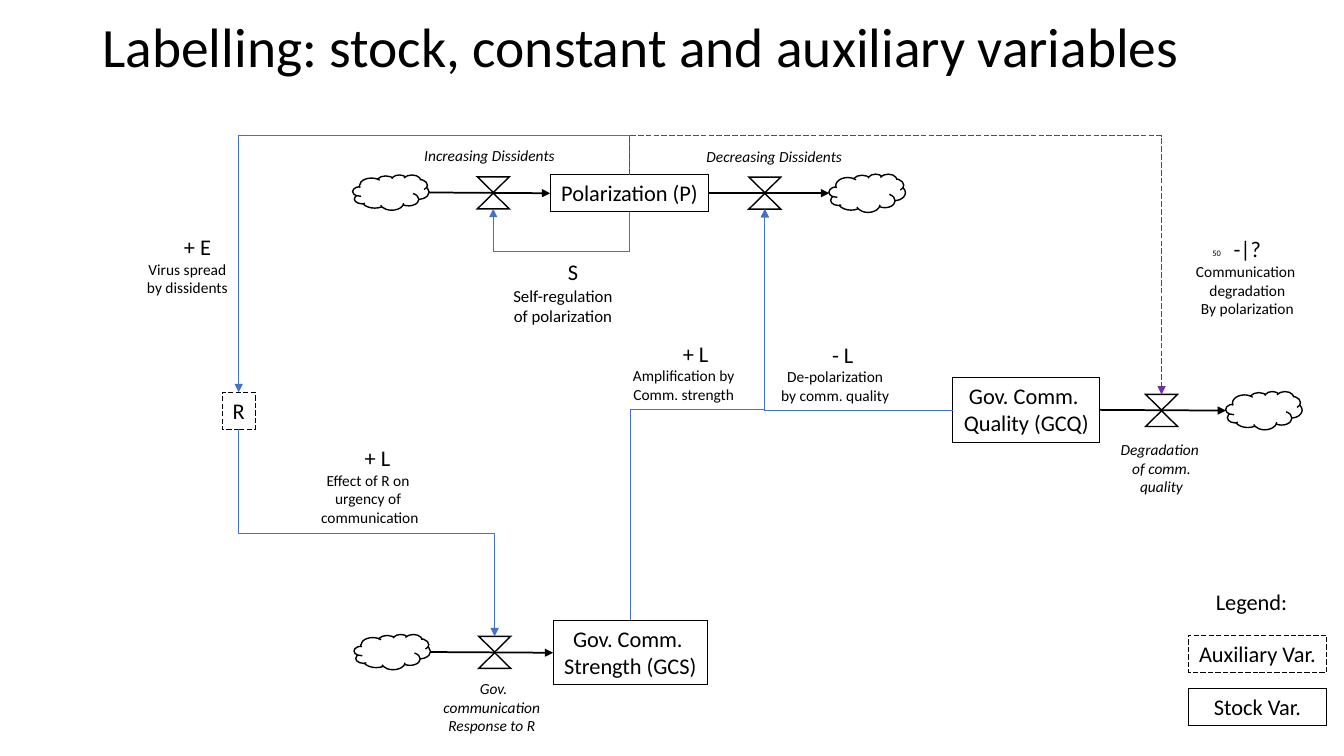
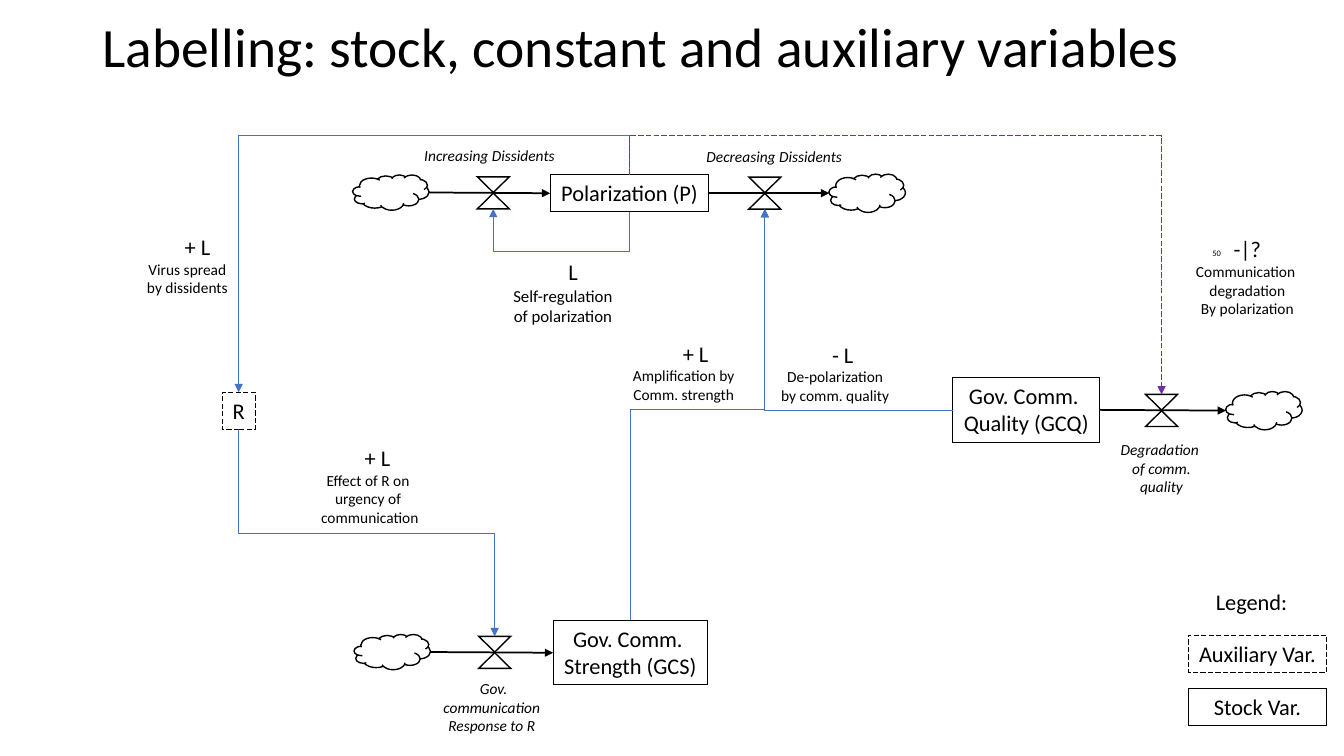
Before and after one commit to Nesp/sdm_exercise, a slide deck: slide 5 of presentation/presentation.pptx (slide 4 before the commit). Drawn at 1344x756 pixels with LibreOffice and Linux fonts; fonts in the diff are those of the drawing; background and template pictures are left out. Boxes give left, top, right and bottom in pixels: in the first picture for what was removed or moved away, otherwise in the second. Text is boxed around its words. In the diff, an @@ line names an element or a change of style, - is before the commit and + after.

```diff
--- a/presentation/presentation.pptx
+++ b/presentation/presentation.pptx
@@ text at (201,240,210,255): text changed @@
-+ E
++ L
@@ text at (568,265,577,280): text changed @@
-S
+L
```
Also in this commit, not shown: 9 other slides changed, 4 slides added, 3 slides removed.
